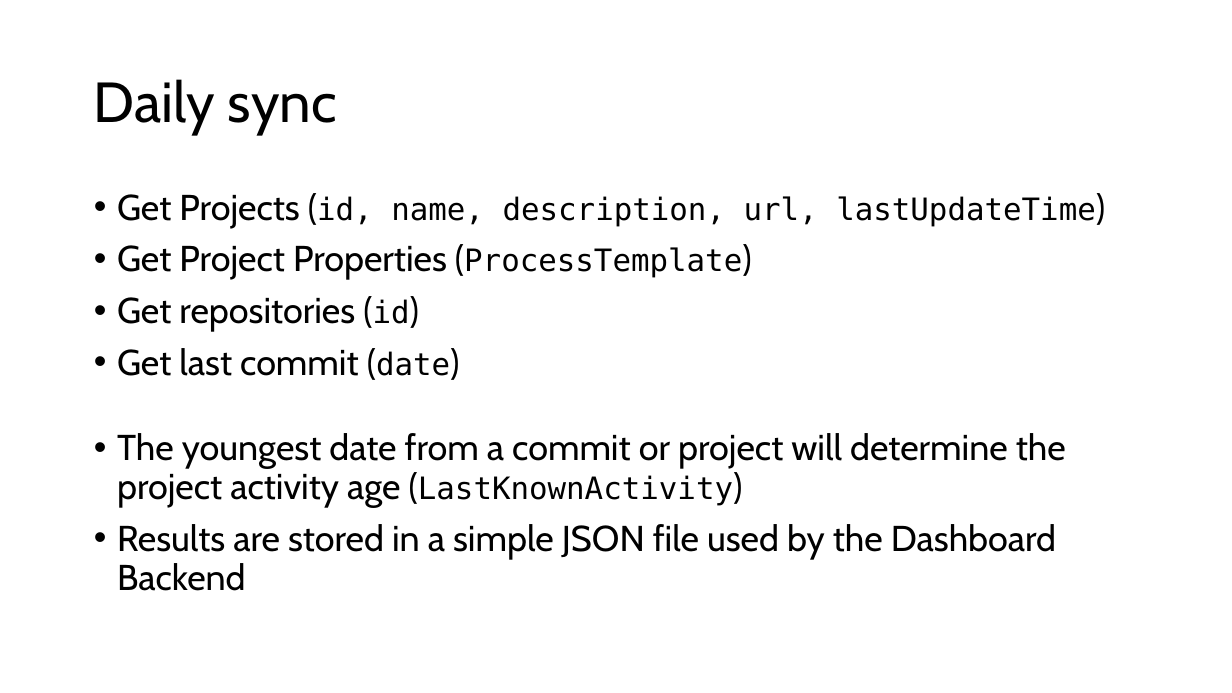
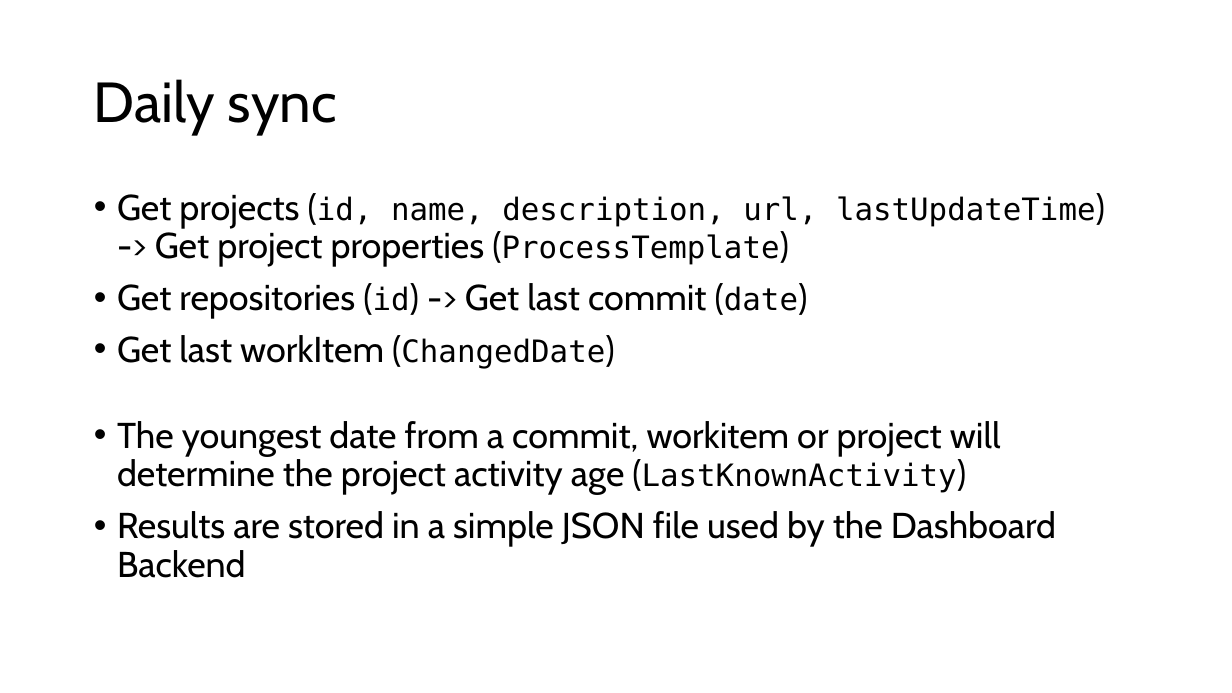
Before and after one commit to cschotte/Azure-DevOps-Dashboard, a slide deck: slide 2 of Architecture/Architecture.pptx. Drawn at 1232x693 pixels with LibreOffice and Linux fonts; fonts in the diff are those of the drawing. Boxes give left, top, right and bottom in pixels: in the first picture for what was removed or moved away, otherwise in the second. Text is boxed around its words. In the diff, an @@ line names an element or a change of style, - is before the commit and + after.

Commit message:
workitems

```diff
--- a/Architecture/Architecture.pptx
+++ b/Architecture/Architecture.pptx
@@ text at <box>117,194,1096,495</box>: text changed @@
-• Get Projects (id, name, description, url, lastUpdateTime)
-• Get Project Properties (ProcessTemplate)
-• Get repositories (id)
-• Get last commit (date)
-• The youngest date from a commit or project will determine the project activity age (LastKnownActivity)
+• Get projects (id, name, description, url, lastUpdateTime) -> Get project properties (ProcessTemplate)
+• Get repositories (id) -> Get last commit (date)
+• Get last workItem (ChangedDate)
+• The youngest date from a commit, workitem or project will determine the project activity age (LastKnownActivity)
```
Also in this commit, not shown: 1 other file.
